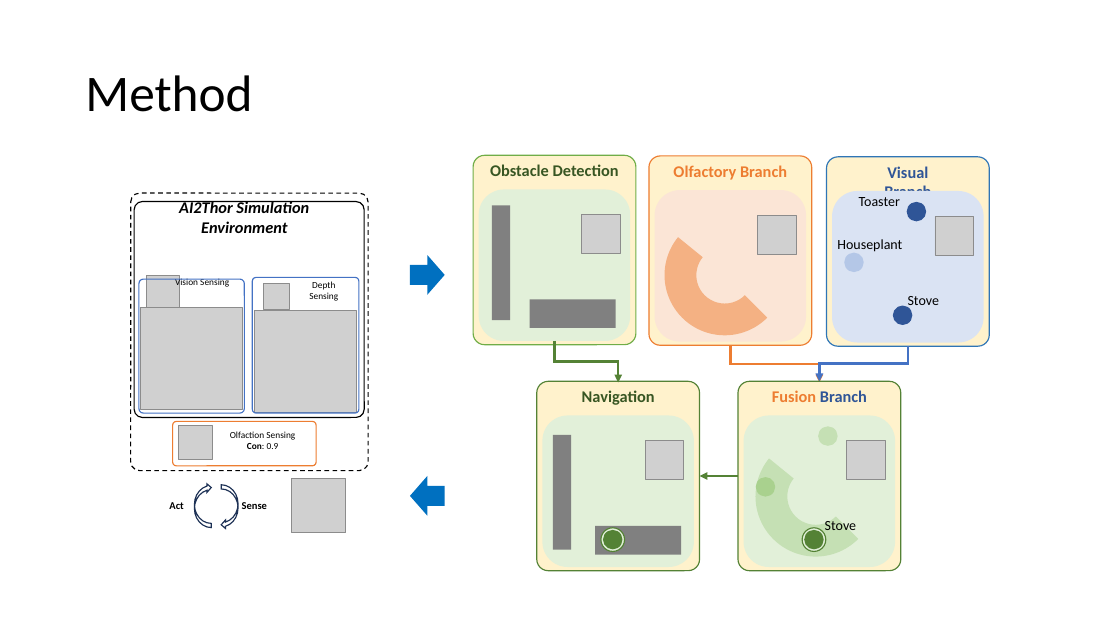
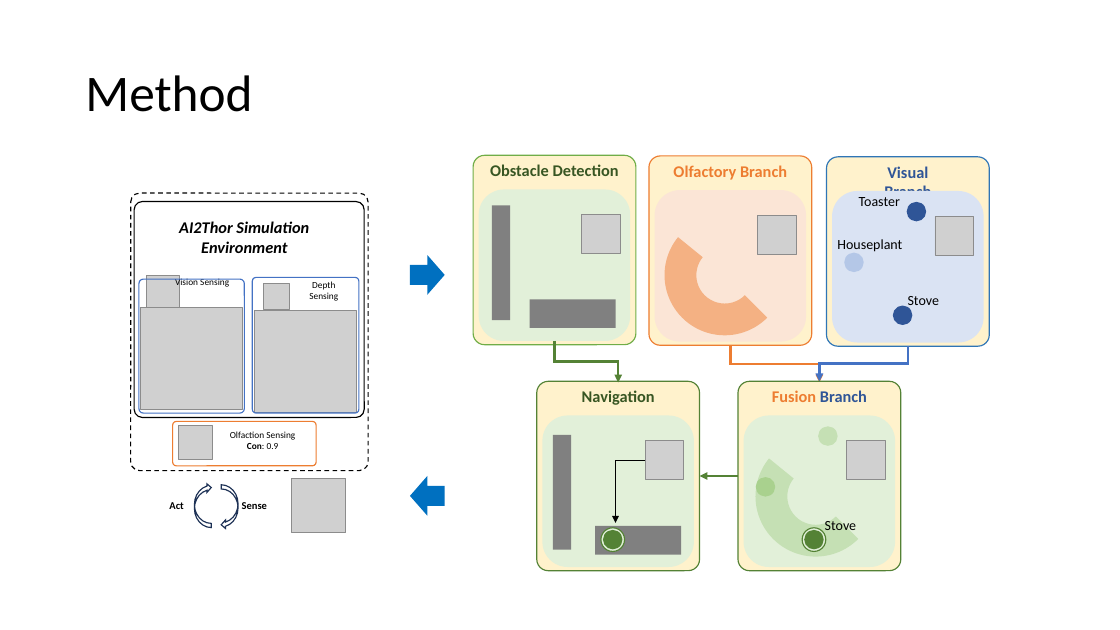
Before and after one commit to SunzidHassan/Study, a slide deck: slide 4 of LaTech/CAM611_Seminar/CAM Seminar Presentation.pptx. Drawn at 1120x630 pixels with LibreOffice and Linux fonts; fonts in the diff are those of the drawing; grey boxes stand for pictures. Boxes give left, top, right and bottom in pixels: in the first picture for what was removed or moved away, otherwise in the second. Text is boxed around its words. In the diff, an @@ line names an element or a change of style, - is before the commit and + after.

```diff
--- a/LaTech/CAM611_Seminar/CAM Seminar Presentation.pptx
+++ b/LaTech/CAM611_Seminar/CAM Seminar Presentation.pptx
@@ text "AI2Thor Simulation Environment": place and size @@
-text "AI2Thor Simulation Environment" at (179, 201, 309, 233)
+text "AI2Thor Simulation Environment" at (179, 221, 309, 253)
@@ elbow arrow added from (645, 460) to (616, 523), #000000 0.5 pt @@
```
Also in this commit, not shown: 2 other slides changed.
